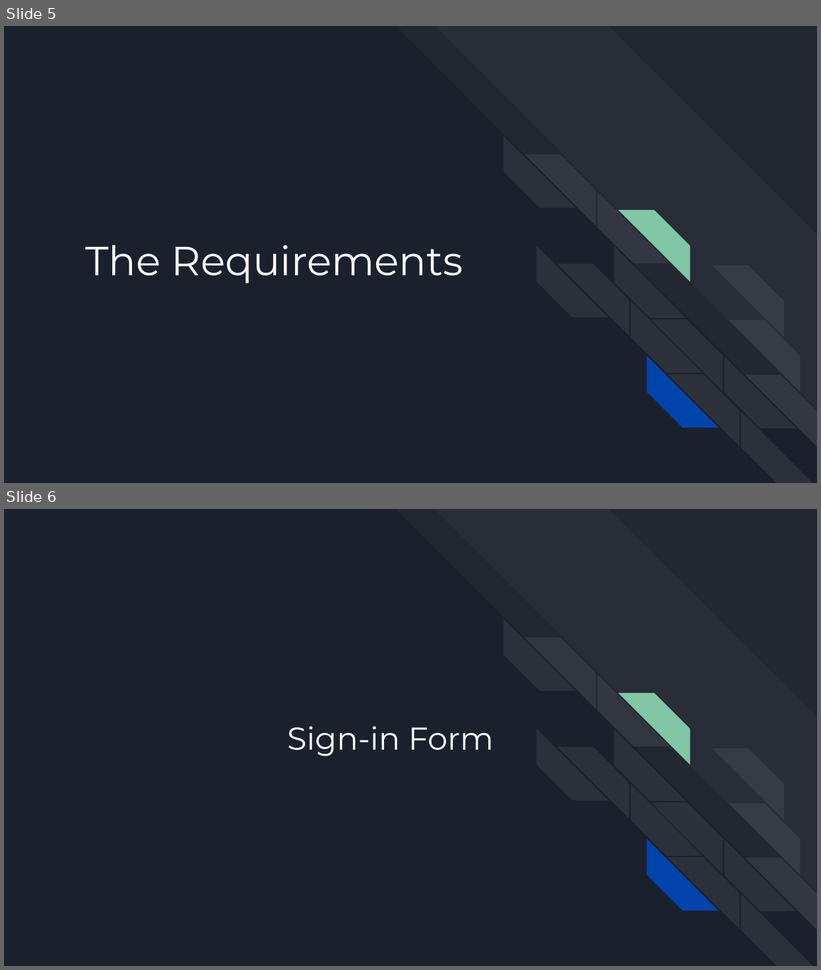
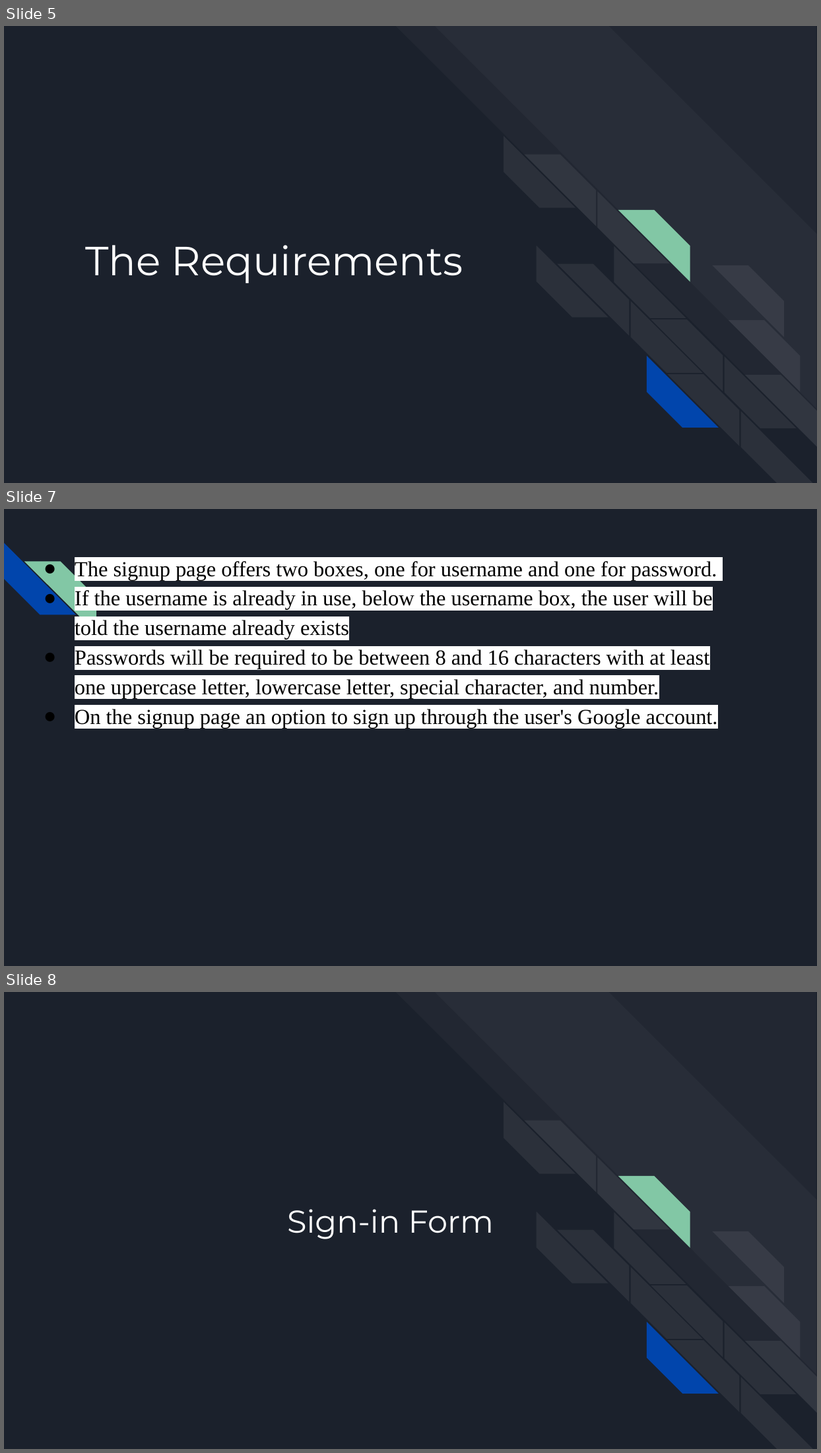
Before and after one commit to DustinWZook/Atlas-Itinerary, a slide deck: Documents/CSCI 4805 Project Requirements.pptx. Shown one above the other, each under a label of ours: slides 5 and 6 before the commit, slides 5, 7 and 8 after it; the slides between them are not shown. The pictures are 821x970 and 821x1453 pixels, drawn with LibreOffice and Linux fonts; fonts in the diff are those of the drawing. Boxes give left, top, right and bottom in pixels: in the first picture for what was removed or moved away, otherwise in the second. Text is boxed around its words. In the diff, an @@ line names an element or a change of style, - is before the commit and + after.

```diff
--- a/Documents/CSCI 4805 Project Requirements.pptx
+++ b/Documents/CSCI 4805 Project Requirements.pptx
@@ slide 7 added at [4, 509, 817, 966], background #1B212C @@
@@ diag stripe added at [4, 543, 75, 615], fill #0145AC @@
@@ diag stripe added at [24, 561, 96, 632], fill #82C7A5 @@
@@ text added at [75, 561, 718, 728], 19 pt, text #000000 @@
+● The signup page offers two boxes, one for username and one for password.
+● If the username is already in use, below the username box, the user will be told the username already exists
+● Passwords will be required to be between 8 and 16 characters with at least one uppercase letter, lowercase letter, special character, and number.
+● On the signup page an option to sign up through the user's Google account.
@@ what was slide 6 is now slide 8 @@
```
Also in this commit, not shown: 8 other slides added, 5 slides removed.
